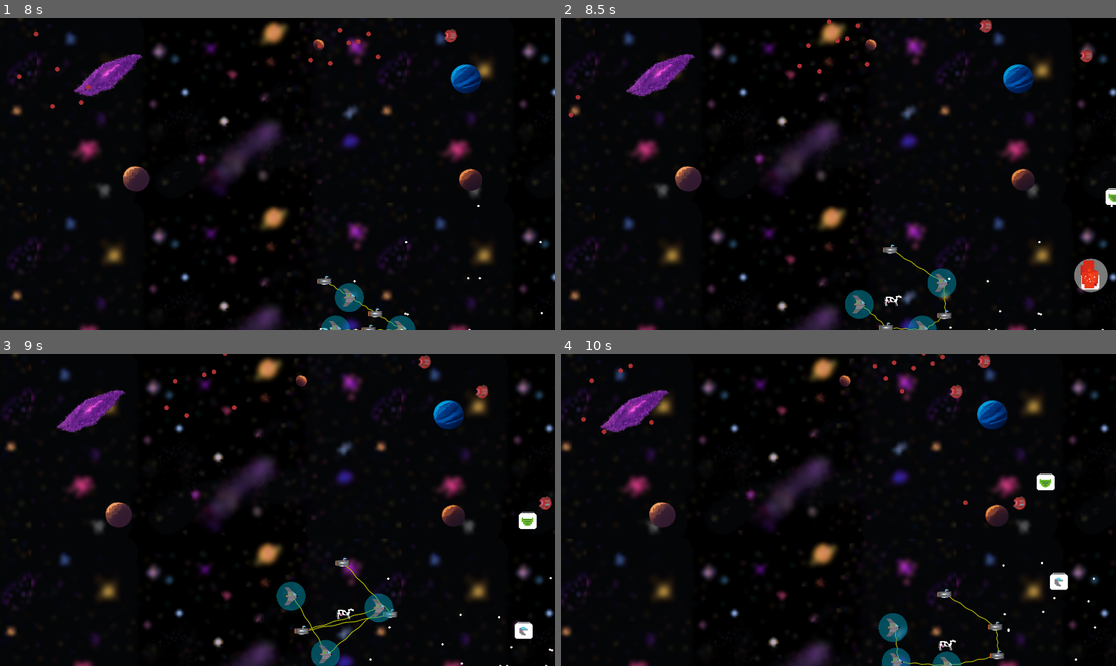
Above: before the commit, frames 1-4 (two rows, left to right).
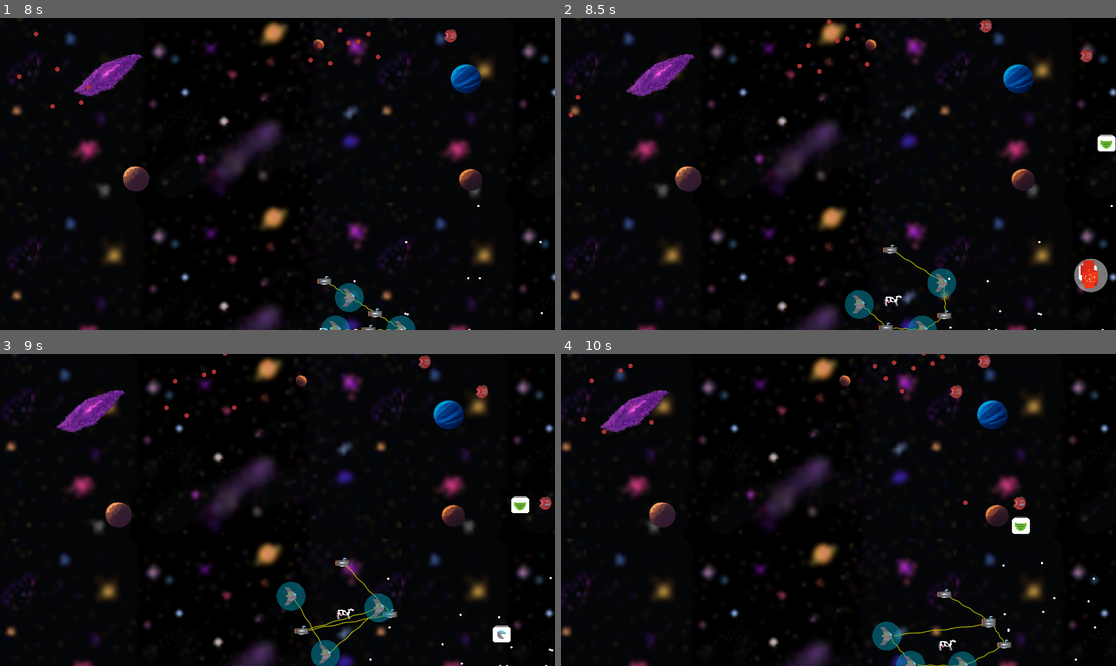
Above: after the commit, the same moments.

Repository: tfmertz/gamedevtv-jam-2026
Game: Godot game, scene res://scene/main.tscn
The game is run twice, just before and just after one commit, with the same random seed, the same clock (stepped at 60 frames per second) and the same inputs.
Inputs:
- Up to frame 1 (8 s): click "START" at 0.5 s; click "START" at 1.25 s; tap Enter at 2 s; hold D (move_right) 2.03-2.78 s; tap F (cycle_formation) at 2.1, 7.35 s; hold S (move_down) 2.78-3.53 s; tap R (cycle_spacing) at 2.85 s; hold D (move_right) 3.53-4.28 s; tap G (sort_ships) at 3.6 s; hold W (move_up) 4.28-5.03 s; tap 3 at 4.35 s; hold A (move_left) 5.03-6.53 s; tap 4 at 5.1 s; tap 5 at 5.85 s; hold S (move_down) 6.53-7.28 s; tap 6 at 6.6 s; hold D (move_right) from 7.28 s (still down)
- Up to frame 2 (8.5 s): release D (move_right) at 8.03 s; hold W (move_up) from 8.03 s (still down); tap R (cycle_spacing) at 8.1 s
- Up to frame 3 (9 s): release W (move_up) at 8.78 s; hold D (move_right) from 8.78 s (still down); tap G (sort_ships) at 8.85 s
- Up to frame 4 (10 s): release D (move_right) at 9.53 s; hold S (move_down) from 9.53 s (still down); tap 3 at 9.6 s

Frame 1 is identical in both runs. In frame 2, 0.3% of the frame differs, in the area x 93-100%, y 37-88%; in frame 3, 0.7%; in frame 4, 2.0%, in the area x 56-92%, y 38-100%.

Commit message:
Update scrap delete, fix collision bug
Add off screen deletion

Diff:
--- /dev/null
+++ b/scene/auto_kill_off_screen.tscn
@@ -0,0 +1,8 @@
+[gd_scene format=3 uid="uid://cumlnlxw5s8vl"]
+
+[ext_resource type="Script" uid="uid://bxj0e2kfcfvkw" path="res://src/auto_kill_off_screen.gd" id="1_brxyq"]
+
+[node name="AutoKillOffScreen" type="VisibleOnScreenNotifier2D" unique_id=296764808]
+script = ExtResource("1_brxyq")
+
+[connection signal="screen_exited" from="." to="." method="_on_screen_exited"]
--- a/scene/scrap.gd
+++ b/scene/scrap.gd
@@ -5,10 +5,11 @@
 var screen_size: Rect2
 var PATH_SAMPLES := 200
 var AMPLITUDE_RATIO := 10
+var FREQ_RATIO := 20
 var frequency_ratio: float
 var amplitude: int
 var frequency: float
-var speed = 200
+var speed = 250
 var spawn_position: Vector2
 var scrap_type: int
 
@@ -29,17 +30,19 @@
 	spawn_position = position
 	screen_size = get_viewport_rect()
 	amplitude = int(screen_size.size.y / AMPLITUDE_RATIO)
-	frequency_ratio = randf_range(4.0, 64.0)
-	frequency = frequency_ratio / screen_size.size.x
+	frequency = FREQ_RATIO / screen_size.size.x
 	var path_curve = Curve2D.new()
+	var pos: Vector2
 	for i in range(PATH_SAMPLES):
-		var pos: Vector2
 		if i == 0:
 			pos = position
 		else:
 			var x = position.x - (position.x*(float(i)/PATH_SAMPLES))
 			pos = Vector2(x, position.y - (amplitude * sin(frequency * x)))
 		path_curve.add_point(pos)
+
+	pos.x -= 100
+	path_curve.add_point(pos)
 
 	$MovementPath2D.set_curve(path_curve)
 
@@ -49,12 +52,7 @@
 	$MovementPath2D/MovementPathFollow2D.progress += delta * speed
 	self.position = $MovementPath2D/MovementPathFollow2D.position# + spawn_position
 
-
 func _on_area_entered(area: Area2D) -> void:
-	area_entered.disconnect(_on_area_entered)
 	if area.has_method("hit_scrap"):
 		area.hit_scrap(self)
 		queue_free()
-
-func _on_despawn_timer_timeout() -> void:
-		queue_free()
--- a/scene/scrap.tscn
+++ b/scene/scrap.tscn
@@ -3,6 +3,7 @@
 [ext_resource type="Script" uid="uid://b3qhpxtefocj4" path="res://scene/scrap.gd" id="1_qfbu2"]
 [ext_resource type="Texture2D" uid="uid://d1oeu84awhtdq" path="res://assets/art/scrap_duck.png" id="2_mpowy"]
 [ext_resource type="Texture2D" uid="uid://b2at5vytakdui" path="res://assets/art/scrap_shield.png" id="3_u46ec"]
+[ext_resource type="PackedScene" uid="uid://cumlnlxw5s8vl" path="res://scene/auto_kill_off_screen.tscn" id="4_u46ec"]
 
 [sub_resource type="Curve2D" id="Curve2D_qkpxk"]
 
@@ -46,10 +47,7 @@
 position = Vector2(0, 2)
 shape = SubResource("RectangleShape2D_mpowy")
 
-[node name="despawn_timer" type="Timer" parent="." unique_id=1486609555]
-wait_time = 5.0
-one_shot = true
-autostart = true
+[node name="AutoKillOffScreen" parent="." unique_id=296764808 instance=ExtResource("4_u46ec")]
+rect = Rect2(-32, -31, 64, 62)
 
 [connection signal="area_entered" from="." to="." method="_on_area_entered"]
-[connection signal="timeout" from="despawn_timer" to="." method="_on_despawn_timer_timeout"]
--- a/scene/test/tom_test_level.gd
+++ b/scene/test/tom_test_level.gd
@@ -7,10 +7,11 @@
 
 # Called when the node enters the scene tree for the first time.
 func _ready() -> void:
+	pass
 	# set up the ship and bullet
-	_spawn_bullet()
-	_spawn_enemy()
-	_spawn_mothership(Vector2(500, 500))
+	#_spawn_bullet()
+	#_spawn_enemy()
+	#_spawn_mothership(Vector2(500, 500))
 
 	for i in range(5):
 		var pos = Vector2(400, 450 + i * 20)
@@ -45,4 +46,5 @@
 	player_fleet.spawn_mothership()
 
 func _on_timer_timeout() -> void:
-	_spawn_bullet()
+	#_spawn_bullet()
+	pass
--- a/scene/test/tom_test_level.tscn
+++ b/scene/test/tom_test_level.tscn
@@ -1,9 +1,7 @@
 [gd_scene format=3 uid="uid://di2cj6ac8g8m5"]
 
 [ext_resource type="Script" uid="uid://co4dtuoeqqn0c" path="res://scene/test/tom_test_level.gd" id="1_4y81e"]
-[ext_resource type="PackedScene" uid="uid://i2bhoea50ibg" path="res://scene/bomber.tscn" id="2_ysgiw"]
 [ext_resource type="PackedScene" uid="uid://dyfe2xuytxb4s" path="res://src/tommy_gun.tscn" id="3_wpmb4"]
-[ext_resource type="PackedScene" uid="uid://7jwgo73kwtp0" path="res://scene/ship_explosion.tscn" id="4_eumky"]
 
 [node name="TomTestLevel" type="Node2D" unique_id=1564966178]
 script = ExtResource("1_4y81e")
@@ -12,15 +10,7 @@
 wait_time = 2.0
 
 [node name="TommyGun" parent="." unique_id=979594765 instance=ExtResource("3_wpmb4")]
-position = Vector2(1015, 379)
-
-[node name="Bomber" parent="." unique_id=608566180 instance=ExtResource("2_ysgiw")]
-position = Vector2(1316, 444)
-
-[node name="ShipExplosion" parent="." unique_id=60562191 instance=ExtResource("4_eumky")]
-position = Vector2(507, 399)
-
-[node name="ShipExplosion2" parent="." unique_id=1904973732 instance=ExtResource("4_eumky")]
-position = Vector2(793, 265)
+position = Vector2(634, 485)
+clip_size = 1
 
 [connection signal="timeout" from="Timer" to="." method="_on_timer_timeout"]
--- /dev/null
+++ b/src/auto_kill_off_screen.gd
@@ -0,0 +1,6 @@
+extends VisibleOnScreenNotifier2D
+
+func _on_screen_exited() -> void:
+	var parent = get_parent()
+	if parent:
+		parent.queue_free()
Binary file added: assets/art/alt_enemy.png
Not shown, added: src/auto_kill_off_screen.gd.uid
